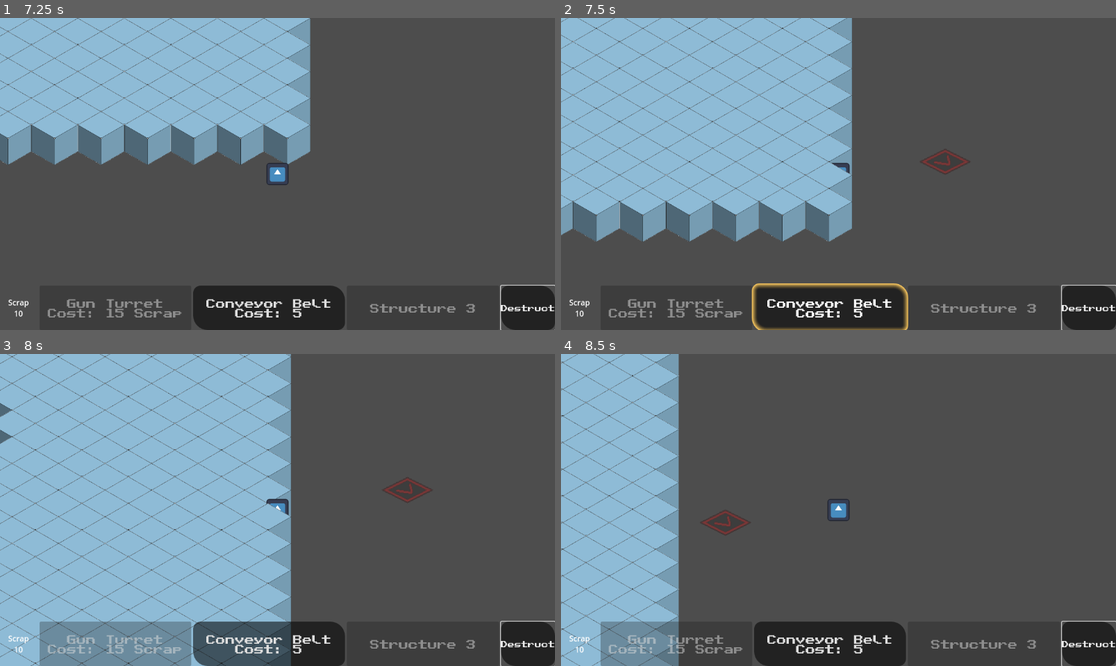
Above: before the commit, frames 1-4 (two rows, left to right).
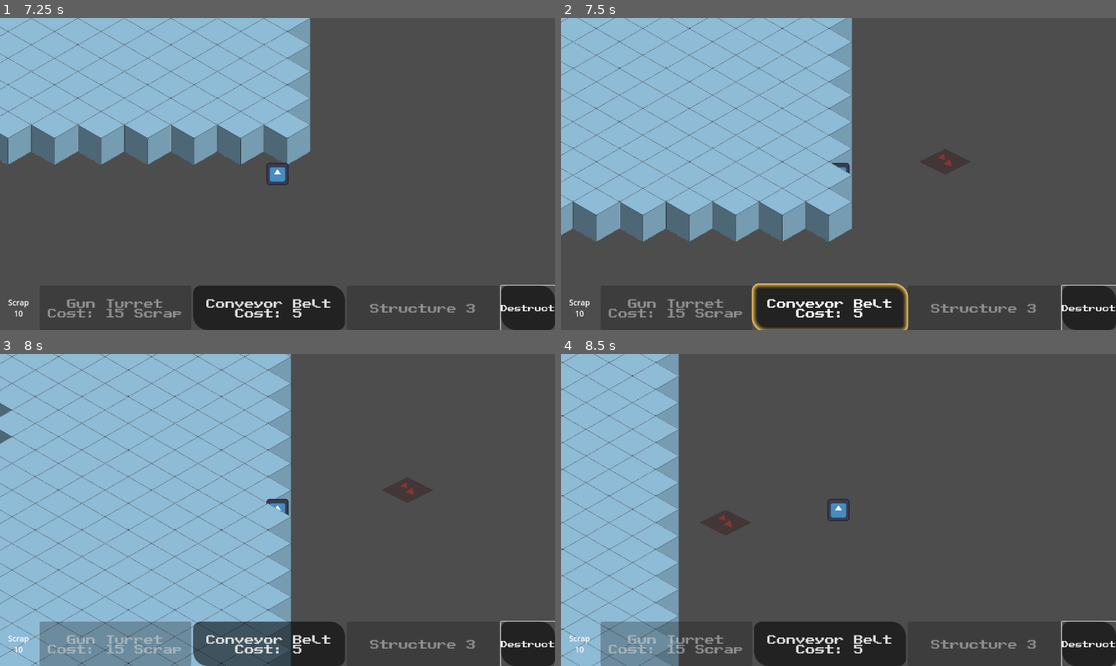
Above: after the commit, the same moments.

Repository: jkostello/Godot-Wild-Jam-69
Game: Godot game, scene res://test_1.tscn
Two runs of this game, one before a commit and one after it. Both use one fixed random seed, a clock stepped at 60 frames per second and the inputs below. This scene is started directly instead of the project's main scene. The engine's default icon, where the game draws it, is replaced by a stand-in: a white triangle on a blue panel in a dark square. Sound files missing from this copy of the repository are replaced by a short silence.
Inputs (mouse positions are in pixels of both pictures, inside the frame that each line leads up to):
- Up to frame 1 (7.25 s): click "Destruct" at 0.5 s; tap Enter at 1.25 s; move the mouse to (399, 158) at 1.27 s; hold D (right) 1.28-2.03 s; hold Space (deselect) 1.28-2.03 s; click (399, 158) at 1.42 s; move the mouse to (166, 189) at 2.02 s; hold S (down) 2.03-2.78 s; tap 1 (select_structure_1) at 2.1, 6.6 s; move the mouse to (333, 105) at 2.77 s; hold D (right) 2.78-3.53 s; tap 2 (select_structure_2) at 2.85 s; move the mouse to (249, 236) at 3.52 s; hold W (up) 3.53-4.28 s; tap 3 (select_structure_3) at 3.6 s; click (249, 236) at 3.67 s; tap Space (deselect) at 4.25 s; move the mouse to (444, 220) at 4.27 s; hold R 4.28-5.03 s; hold A (left) 4.28-5.78 s; move the mouse to (111, 127) at 5.02 s; tap 0 at 5.1 s; move the mouse to (305, 174) at 5.77 s; hold S (down) 5.78-6.53 s; hold Space (deselect) 5.78-6.53 s; click (305, 174) at 5.92 s; move the mouse to (194, 96) at 6.52 s; hold D (right) from 6.53 s (still down)
- Up to frame 2 (7.5 s): move the mouse to (960, 158) at 7.27 s; release D (right) at 7.28 s; hold W (up) from 7.28 s (still down); tap 2 (select_structure_2) at 7.35 s
- Up to frame 3 (8 s): keep holding W (up)
- Up to frame 4 (8.5 s): move the mouse to (727, 525) at 8.02 s; release W (up) at 8.03 s; hold D (right) from 8.03 s (still down); tap 3 (select_structure_3) at 8.1 s; click (727, 525) at 8.17 s

Frame 1 is identical in both runs. In frame 2, 0.1% of the frame differs, in the area x 64-74%, y 42-50%; in frame 3, 0.1%; in frame 4, 0.1%, in the area x 25-34%, y 50-58%.
Error before the commit: Invalid assignment of property or key 'visible' with value of type 'bool' on a base object of type 'null instance'. (res://structure_handler.gd:48)

Commit message:
Revert "Merge pull request #30 from jkostello/turret-playsound"
This reverts commit fbb8a47cc100b2c51b9d0db21afb20f80f3a5625, reversing
changes made to 54ee82db7b3efe3602a6f8d0109b8b8b1b8a3f44.

Diff:
--- a/level.tscn
+++ b/level.tscn
@@ -127,7 +127,6 @@
 position = Vector2(22, 14)
 rotation = 1.1143
 
-
 [node name="ColorRect" parent="Laser" index="1"]
 material = SubResource("ShaderMaterial_bpbao")
 offset_left = 75.0
@@ -137,11 +136,7 @@
 rotation = -0.483485
 
 [node name="AnimatedSprite2D" parent="Laser" index="2"]
-
 frame = 1
-
-[node name="ColorRect" parent="Laser" index="3"]
-material = SubResource("ShaderMaterial_x7en5")
 
 [node name="Laser2" parent="." instance=ExtResource("4_t28y2")]
 y_sort_enabled = true
@@ -158,7 +153,6 @@
 [node name="CollisionShape2D" parent="Laser2/Area2D/StaticBody2D" index="0"]
 position = Vector2(-26.0133, 25.0861)
 rotation = -1.63509
-
 
 [node name="ColorRect" parent="Laser2" index="1"]
 z_index = 1
@@ -173,9 +167,6 @@
 frame = 2
 flip_h = true
 
-[node name="ColorRect" parent="Laser2" index="3"]
-material = SubResource("ShaderMaterial_5e1ya")
-
 [node name="Laser3" parent="." instance=ExtResource("4_t28y2")]
 position = Vector2(1074, 466)
 
@@ -194,9 +185,6 @@
 [node name="AnimatedSprite2D" parent="Laser3" index="2"]
 frame = 1
 flip_h = true
-
-[node name="ColorRect" parent="Laser3" index="3"]
-material = SubResource("ShaderMaterial_70n5v")
 
 [node name="Laser4" parent="." instance=ExtResource("4_t28y2")]
 position = Vector2(1059, -622)
@@ -213,9 +201,6 @@
 [node name="AnimatedSprite2D" parent="Laser4" index="2"]
 frame = 2
 
-[node name="ColorRect" parent="Laser4" index="3"]
-material = SubResource("ShaderMaterial_04hgy")
-
 [node name="Camera2D" type="Camera2D" parent="."]
 zoom = Vector2(0.35, 0.35)
 
--- a/structure_handler.gd
+++ b/structure_handler.gd
@@ -43,17 +43,12 @@
 	# Get tile map position of mouse
 	clicked_cell = tile_map.local_to_map(tile_map.get_local_mouse_position())
 	coords = tile_map.to_global(tile_map.map_to_local(clicked_cell))
-	for b in highlight_block.get_children():
-		b.visible = false
-	highlight_block.get_child(structure_selected-1).visible = true
+
 	if coords.distance_to(player.position) < 500:
 		checkedSpace = checkSpace()
-		if structure_selected != 4: # If in range and valid space, color green
-			if not spaceTaken:
-				highlight_block.modulate = Color(0,1,0,0.3)
-				rotConveyor() #rotates the conveyor highlight sprite
-			else:
-				highlight_block.modulate = Color(1,0,0,0.3)
+		if structure_selected != 4 and not spaceTaken: # If in range and valid space, color green
+			highlight_block.modulate = Color(0,1,0,0.3)
+			rotConveyor() #rotates the conveyor highlight sprite
 		elif structure_selected == 4 and spaceTaken: #If destructing and tile is occupied, color orange
 			highlight_block.modulate = Color(255,165,0,0.3)
 			highlight_block.self_modulate = Color(0,0,0,0)
--- a/structure_handler.tscn
+++ b/structure_handler.tscn
@@ -3,8 +3,8 @@
 [ext_resource type="Script" path="res://structure_handler.gd" id="1_sjf38"]
 [ext_resource type="Texture2D" uid="uid://y1qtlj332y4q" path="res://green_highlight.png" id="2_4xf2m"]
 [ext_resource type="Theme" uid="uid://ca4ojcmrepr24" path="res://UI/standard_theme.tres" id="2_74kgc"]
+[ext_resource type="Texture2D" uid="uid://bovyjmr7u858l" path="res://veyror.png" id="4_63e0l"]
 [ext_resource type="Texture2D" uid="uid://cvnbxf5ey3028" path="res://turret dev.png" id="5_k7ex3"]
-[ext_resource type="Texture2D" uid="uid://dr1vjo8ouk3jk" path="res://CONVEYER.png" id="5_wk8wc"]
 [ext_resource type="AudioStream" uid="uid://d0xsgl77b48ty" path="res://build.wav" id="6_6ihdj"]
 
 [sub_resource type="InputEventKey" id="InputEventKey_d7qj1"]
@@ -129,7 +129,7 @@
 
 [node name="conveyorSprite" type="Sprite2D" parent="highlightBlock"]
 visible = false
-texture = ExtResource("5_wk8wc")
+texture = ExtResource("4_63e0l")
 
 [node name="AudioStreamPlayer" type="AudioStreamPlayer" parent="."]
 stream = ExtResource("6_6ihdj")
--- a/turret.gd
+++ b/turret.gd
@@ -3,12 +3,9 @@
 @onready var timer : Timer =  $Sprite2D/Timer
 @onready var laser := $Sprite2D/Line2D
 
-
 @export var dmg := 1
 @export var range := 700
 @export var cd := 0.5
-@export var health := 10
-
 var primed : bool = true
 
 var laserAlpha : float = 0
@@ -23,10 +20,12 @@
 func coolDown():
 	timer.start(cd)
 
+
 func _process(delta):
 	getNearestEnemy()
 	laserAlpha -= 0.1
 	laser.modulate = Color(0,1,1,laserAlpha)
+	print(closeEnough)
 	if primed and closeEnough:
 		shoot()
 
@@ -37,16 +36,17 @@
 	for e in get_tree().get_nodes_in_group("Enemy"):
 		if e.global_position.distance_to(global_position) < nearestEnemy.global_position.distance_to(global_position):
 			nearestEnemy = e
-		if nearestEnemy.global_position.distance_to(global_position) <= range:
-				closeEnough = true
+	if nearestEnemy.global_position.distance_to(global_position) <= range:
+		closeEnough = true
 
 func shoot():
 	laserAlpha = 1
 	nearestEnemy.takeDMG(dmg)
 	laser.points[1] = to_local(nearestEnemy.global_position)
-	$SoundPlayer.play()
 	primed = false
 	coolDown()
+
+
 
 func _on_timer_timeout():
 	primed = true
--- a/turret.tscn
+++ b/turret.tscn
@@ -1,16 +1,14 @@
-[gd_scene load_steps=5 format=3 uid="uid://bo3mswpai0sp6"]
+[gd_scene load_steps=4 format=3 uid="uid://bo3mswpai0sp6"]
 
 [ext_resource type="PackedScene" uid="uid://b1kv3djwawgx" path="res://structure.tscn" id="1_odcfn"]
 [ext_resource type="Script" path="res://turret.gd" id="2_eq845"]
 [ext_resource type="Texture2D" uid="uid://cvnbxf5ey3028" path="res://turret dev.png" id="2_tfr18"]
-[ext_resource type="AudioStream" uid="uid://cfad8rxoigw5i" path="res://lasershot.wav" id="4_cfgr4"]
 
 [node name="Structure" instance=ExtResource("1_odcfn")]
 script = ExtResource("2_eq845")
 dmg = 1
 range = 700
 cd = 0.5
-health = 10
 
 [node name="Sprite2D" parent="." index="0"]
 position = Vector2(0, -120)
@@ -22,8 +20,4 @@
 points = PackedVector2Array(0, 0, 0, 0)
 default_color = Color(0, 1, 1, 1)
 
-[node name="SoundPlayer" type="AudioStreamPlayer2D" parent="." index="1"]
-stream = ExtResource("4_cfgr4")
-volume_db = -10.0
-
 [connection signal="timeout" from="Sprite2D/Timer" to="." method="_on_timer_timeout"]
Not shown, removed: lasershot.wav.import
Not shown, removed: lasershot.wav
